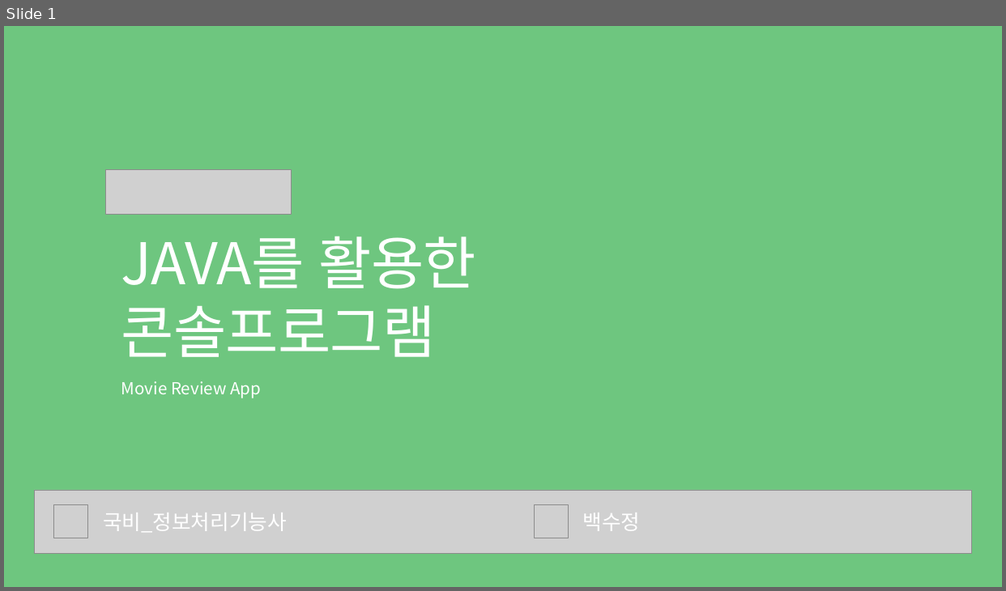
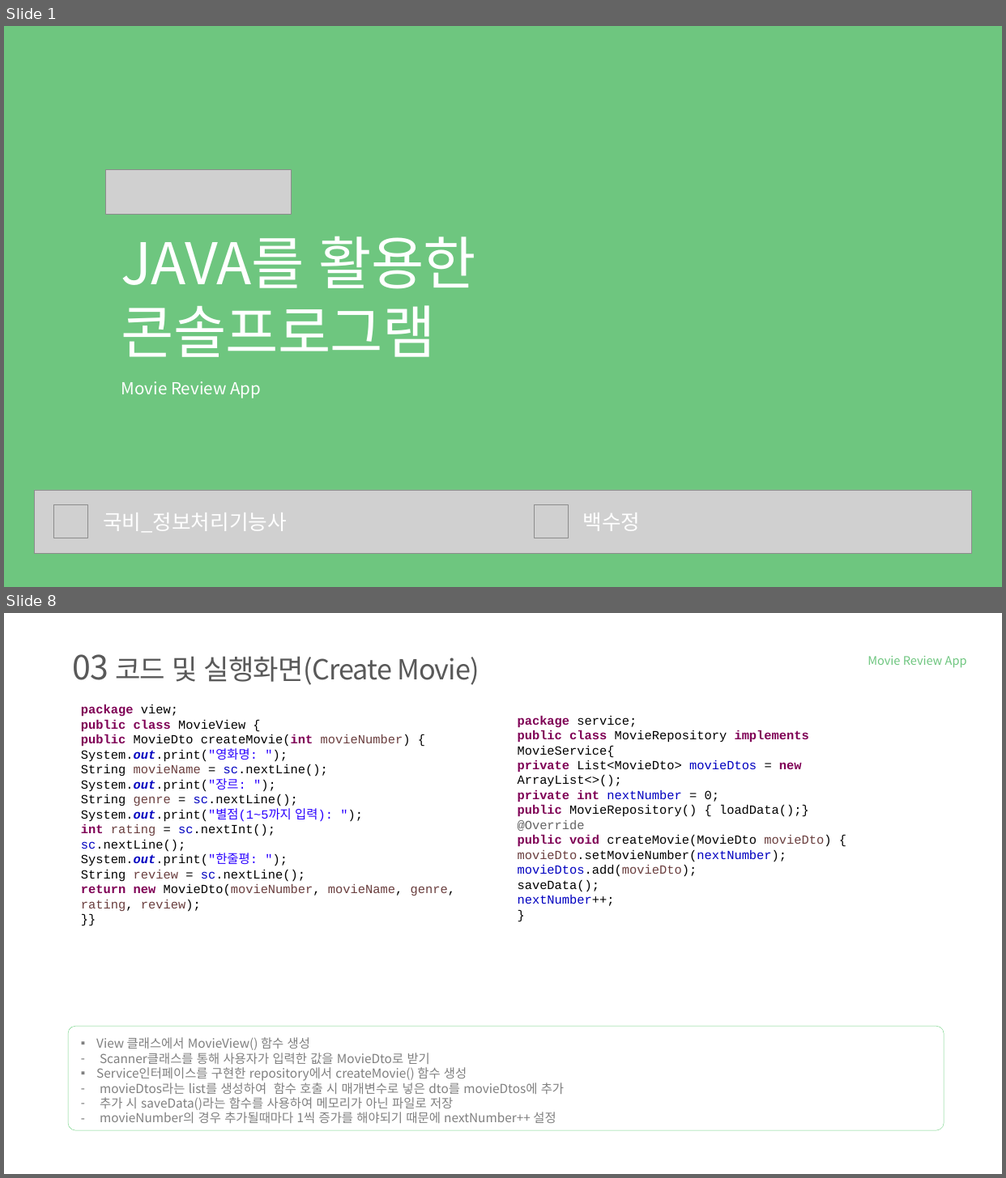
Before and after one commit to tnwjd121/MovieApp, a slide deck: ppt/국비(정보처리기능사)_백수정.pptx. Shown one above the other, each under a label of ours: slide 1 before the commit, slides 1 and 8 after it; the slides between them are not shown. The pictures are 1006x591 and 1006x1178 pixels, drawn with LibreOffice and Linux fonts; fonts in the diff are those of the drawing; grey boxes stand for pictures; background and template pictures are left out. Boxes give left, top, right and bottom in pixels: in the first picture for what was removed or moved away, otherwise in the second. Text is boxed around its words. In the diff, an @@ line names an element or a change of style, - is before the commit and + after.

Commit message:
프로젝트 랭크 함수 수정 및 data 추가

```diff
--- a/ppt/국비(정보처리기능사)_백수정.pptx
+++ b/ppt/국비(정보처리기능사)_백수정.pptx
@@ slide 8 added at [4, 613, 1002, 1174], background #FFFFFF @@
@@ text added at [72, 654, 479, 685], 40 pt, text #595959 @@
+03 코드 및 실행화면(Create Movie)
@@ text added at [867, 656, 967, 668], 17 pt, text #6EC67F @@
+Movie Review App
@@ text added at [81, 705, 455, 912], 18 pt, text #000000 @@
+package view;
+public class MovieView {
+public MovieDto createMovie(int movieNumber) {
+System.out.print("영화명: ");
+String movieName = sc.nextLine();
+System.out.print("장르: ");
+String genre = sc.nextLine();
+System.out.print("별점(1~5까지 입력): ");
+int rating = sc.nextInt();
+sc.nextLine();
+System.out.print("한줄평: ");
+String review = sc.nextLine();
+return new MovieDto(movieNumber, movieName, genre, rating, review);
+}}
@@ text added at [518, 715, 831, 906], 18 pt, text #000000 @@
+package service;
+public class MovieRepository implements MovieService{
+private List<MovieDto> movieDtos = new ArrayList<>();
+private int nextNumber = 0;
+public MovieRepository() { loadData();}
+@Override
+public void createMovie(MovieDto movieDto) {
+movieDto.setMovieNumber(nextNumber);
+movieDtos.add(movieDto);
+saveData();
+nextNumber++;
+}
@@ rounded rectangle added at [68, 1026, 944, 1131], outline #75D387 0.5 pt @@
@@ text added at [96, 1037, 564, 1123], 18 pt, text #808080 @@
+▪ View 클래스에서 MovieView() 함수 생성
+– Scanner클래스를 통해 사용자가 입력한 값을 MovieDto로 받기
+▪ Service인터페이스를 구현한 repository에서 createMovie() 함수 생성
+– movieDtos라는 list를 생성하여 함수 호출 시 매개변수로 넣은 dto를 movieDtos에 추가
+– 추가 시 saveData()라는 함수를 사용하여 메모리가 아닌 파일로 저장
+– movieNumber의 경우 추가될때마다 1씩 증가를 해야되기 때문에 nextNumber++ 설정
```
Also in this commit, not shown: 4 slides changed, 4 other slides added, 1 slide removed, 3 other files.
